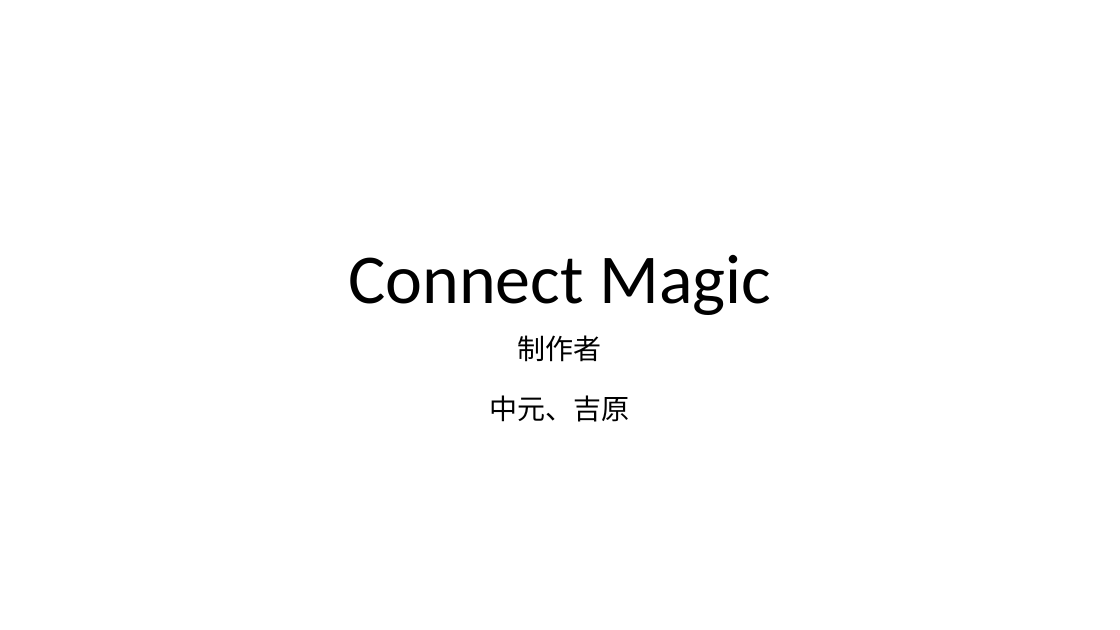
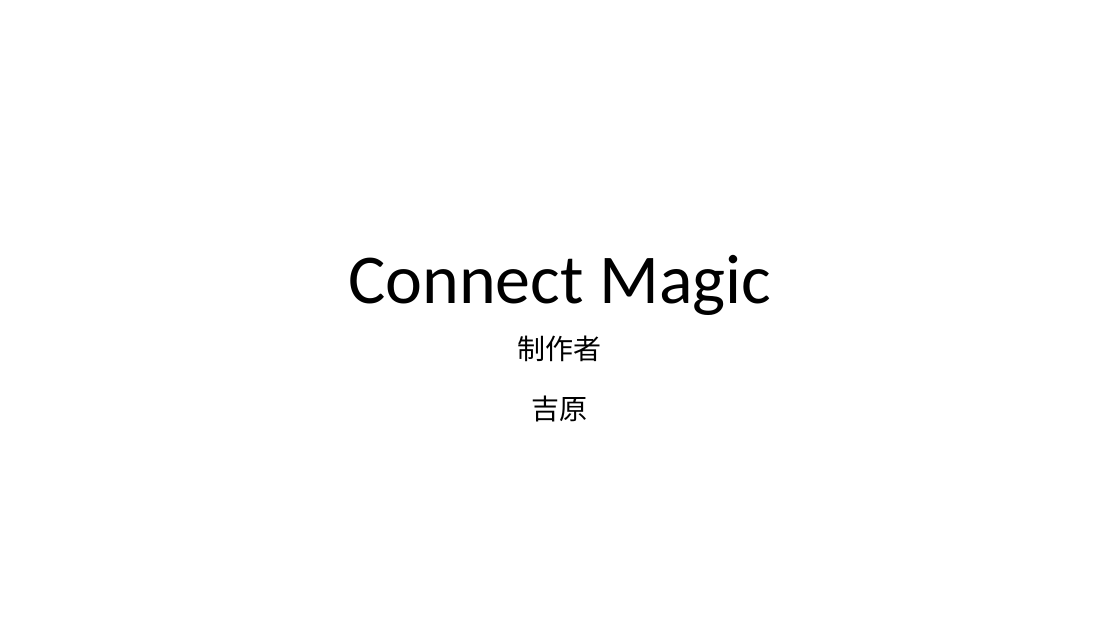
Before and after one commit to 2023Game/13Yoshihara, a slide deck: slide 1 of 3年制前期制作/資料/ゲーム企画書.pptx. Drawn at 1120x630 pixels with LibreOffice and Linux fonts; fonts in the diff are those of the drawing. Boxes give left, top, right and bottom in pixels: in the first picture for what was removed or moved away, otherwise in the second. Text is boxed around its words. In the diff, an @@ line names an element or a change of style, - is before the commit and + after.

```diff
--- a/3年制前期制作/資料/ゲーム企画書.pptx
+++ b/3年制前期制作/資料/ゲーム企画書.pptx
@@ subtitle at bbox=[532, 395, 588, 422]: text changed @@
-中元、吉原
+吉原
```
Also in this commit, not shown: 1 other slide changed, 2 other files.
